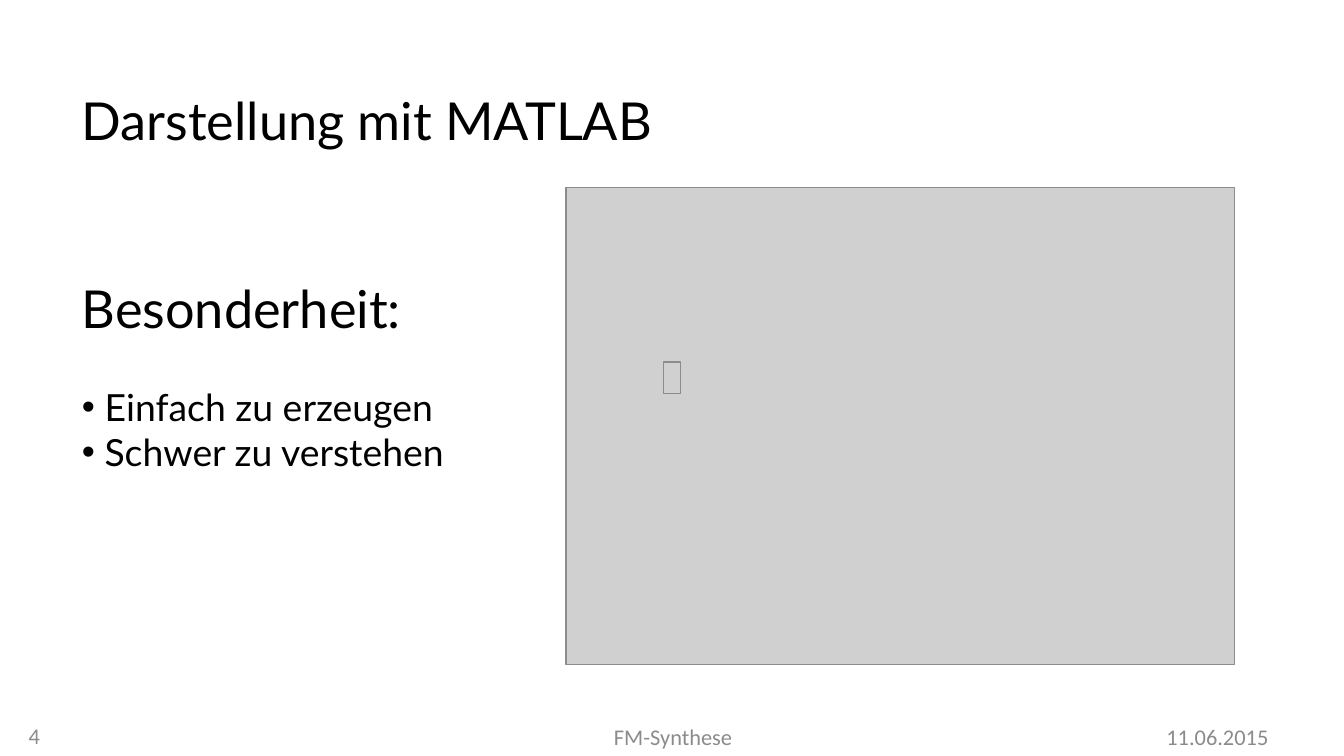
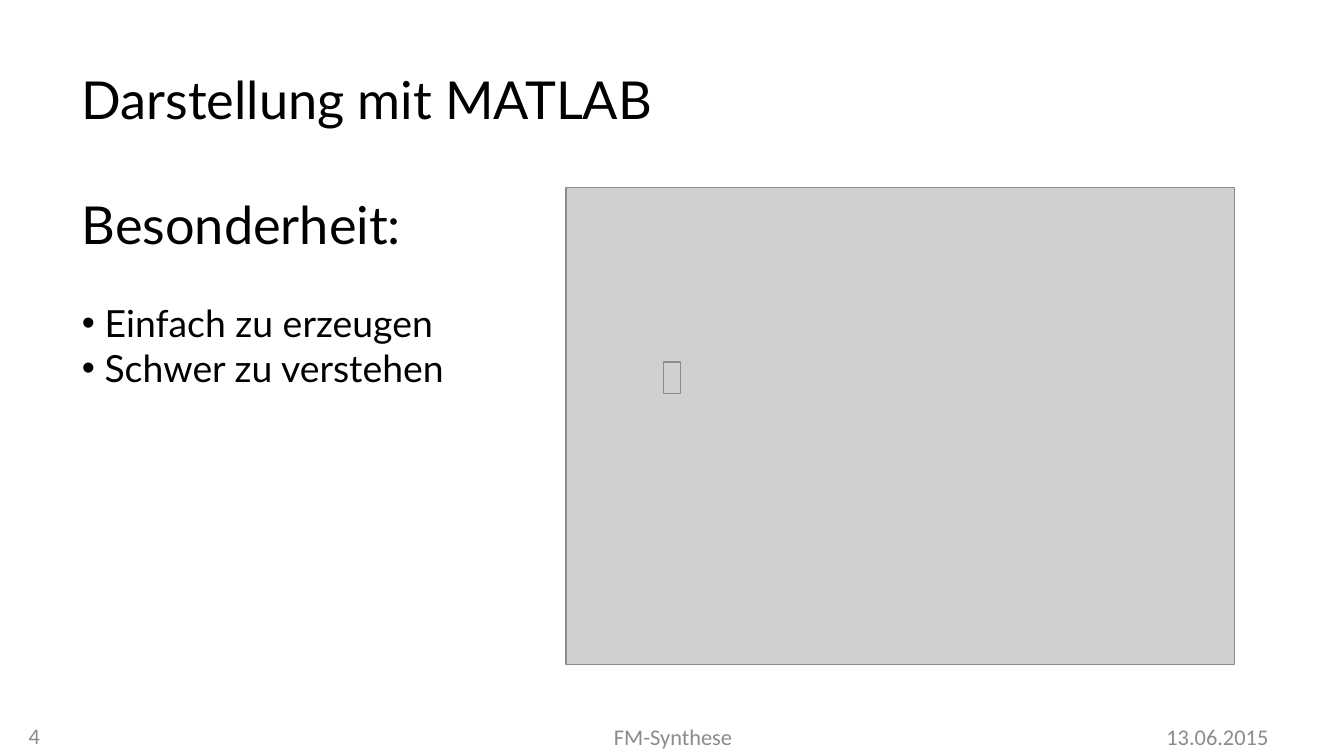
Before and after one commit to MBulli/VSeminar, a slide deck: slide 4 of Praesentation/FMSynthese-Julius.pptx. Drawn at 1344x756 pixels with LibreOffice and Linux fonts; fonts in the diff are those of the drawing; grey boxes stand for pictures; background and template pictures are left out. Boxes give left, top, right and bottom in pixels: in the first picture for what was removed or moved away, otherwise in the second. Text is boxed around its words. In the diff, an @@ line names an element or a change of style, - is before the commit and + after.

```diff
--- a/Praesentation/FMSynthese-Julius.pptx
+++ b/Praesentation/FMSynthese-Julius.pptx
@@ text "Darstellung mit MATLAB" rewrapped from box(82, 101, 652, 467) to box(82, 80, 652, 383) @@
@@ text at box(1166, 730, 1268, 745): text changed @@
-11.06.2015
+13.06.2015
```
Also in this commit, not shown: 4 other slides changed, 6 slides added, 10 other files.
